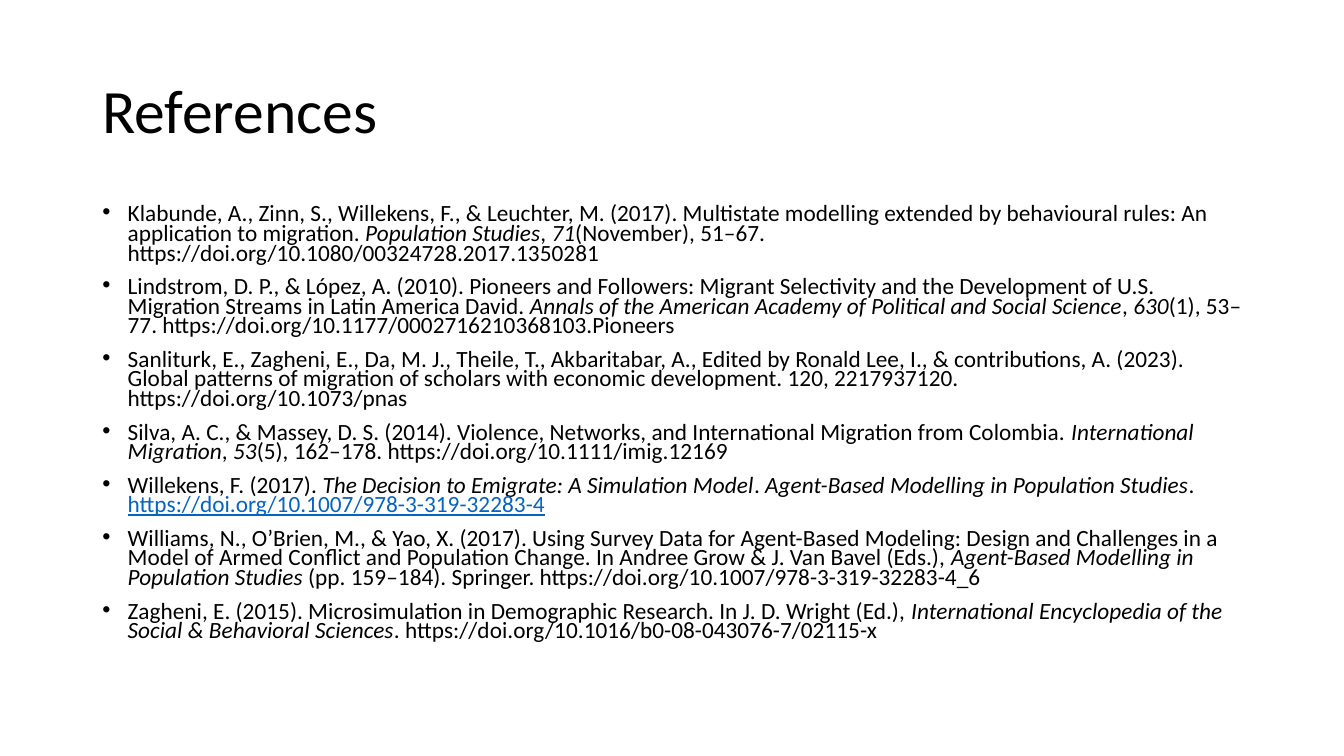
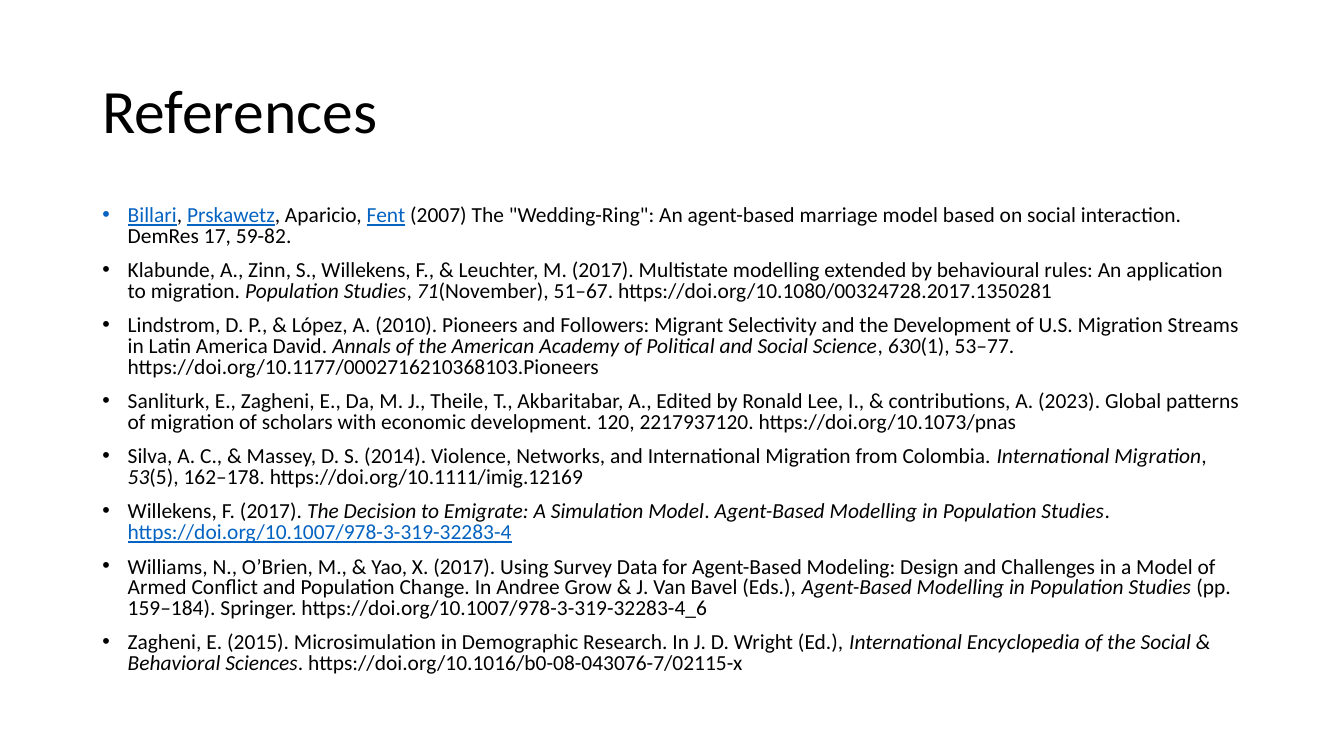
Before and after one commit to jignaciocarrasco/tutorial_ABM, a slide deck: slide 20 of presentation.pptx (slide 21 before the commit). Drawn at 1344x756 pixels with LibreOffice and Linux fonts; fonts in the diff are those of the drawing. Boxes give left, top, right and bottom in pixels: in the first picture for what was removed or moved away, otherwise in the second. Text is boxed around its words. In the diff, an @@ line names an element or a change of style, - is before the commit and + after.

```diff
--- a/presentation.pptx
+++ b/presentation.pptx
@@ text at [128,206,1181,246]: paragraph added @@
+• Billari, Prskawetz, Aparicio, Fent (2007) The "Wedding-Ring": An agent-based marriage model based on social interaction. DemRes 17, 59-82.
@@ text at [128,261,1239,674]: size 16.6 to 15.3 pt; line spacing 0.7 to 0.8 @@
```
Also in this commit, not shown: 1 other slide changed, 1 slide removed, 19 other files.
